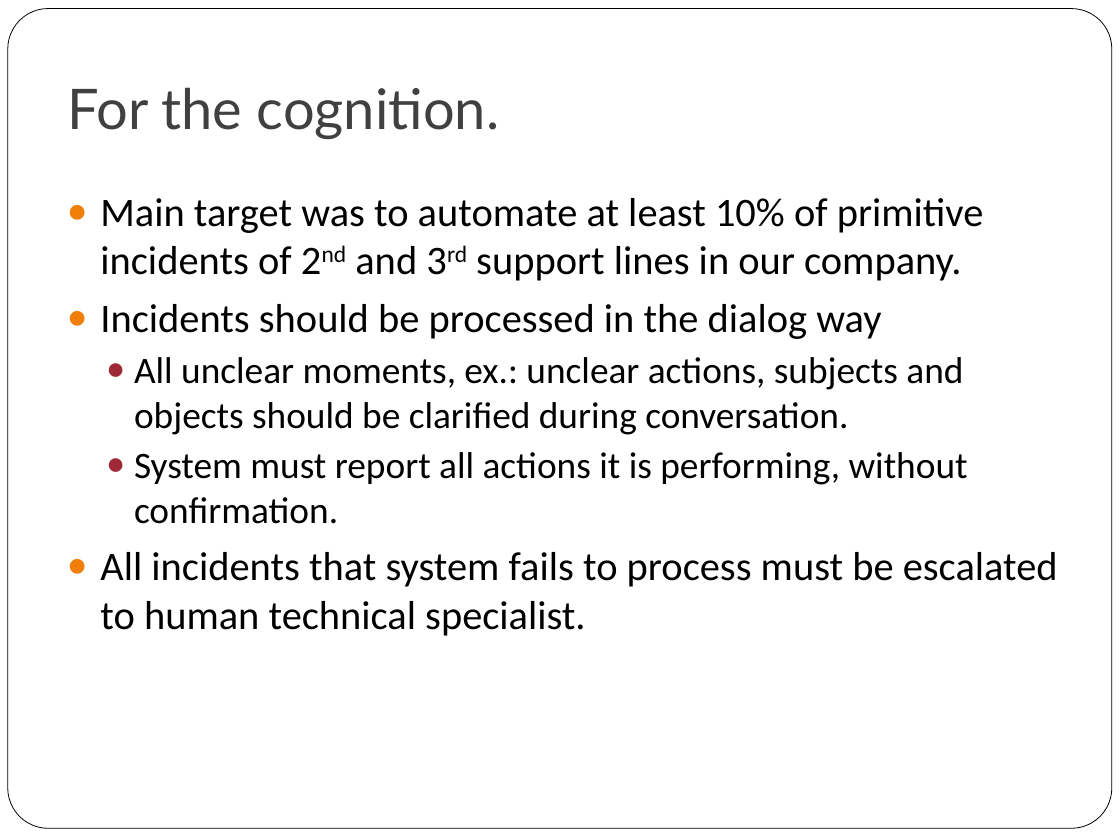
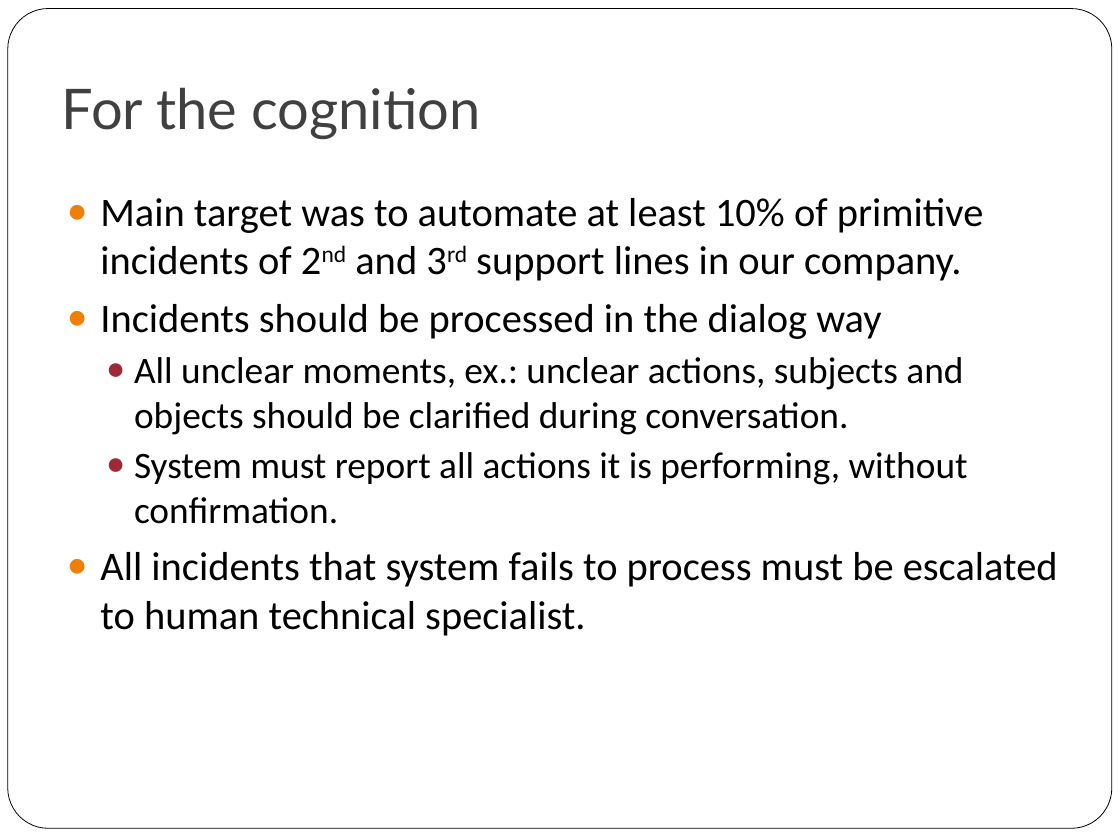
Before and after one commit to bgabbasov/menta-0.3, a slide deck: slide 3 of doc/conference/secr-2011/cee-secr-2011-menta-draft-en-en.ppt (slide 2 before the commit). Drawn at 1120x840 pixels with LibreOffice and Linux fonts; fonts in the diff are those of the drawing. Boxes give left, top, right and bottom in pixels: in the first picture for what was removed or moved away, otherwise in the second. Text is boxed around its words. In the diff, an @@ line names an element or a change of style, - is before the commit and + after.

Commit message:
update presentation

```diff
--- a/doc/conference/secr-2011/cee-secr-2011-menta-draft-en-en.ppt
+++ b/doc/conference/secr-2011/cee-secr-2011-menta-draft-en-en.ppt
@@ title at [62, 87, 481, 139]: text changed @@
-For the cognition.
+For the cognition
```
Also in this commit, not shown: 1 slide added.
